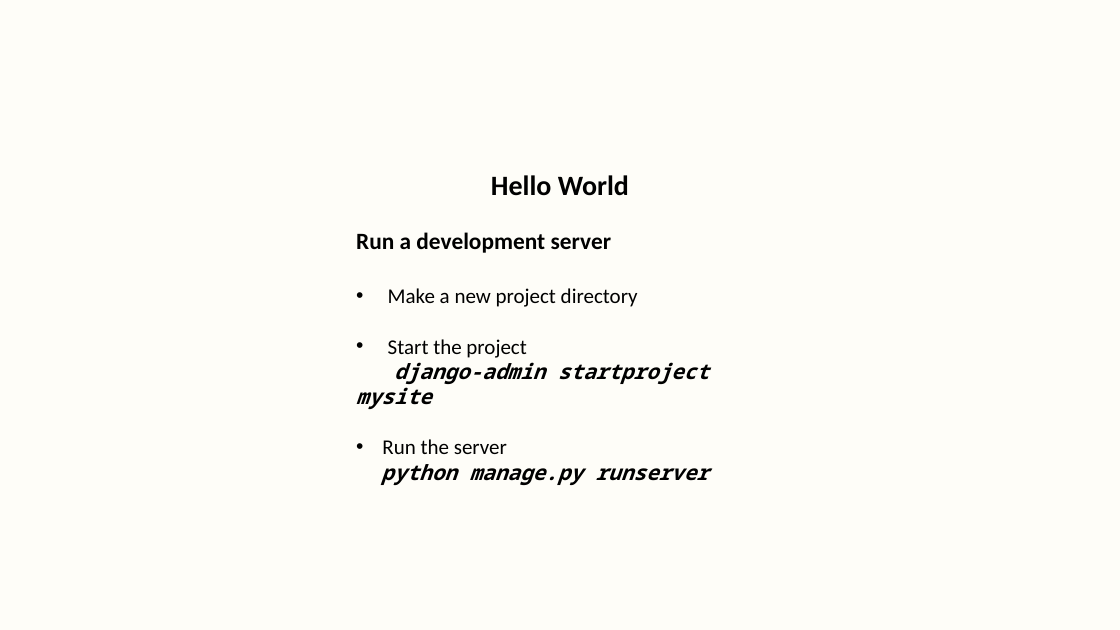
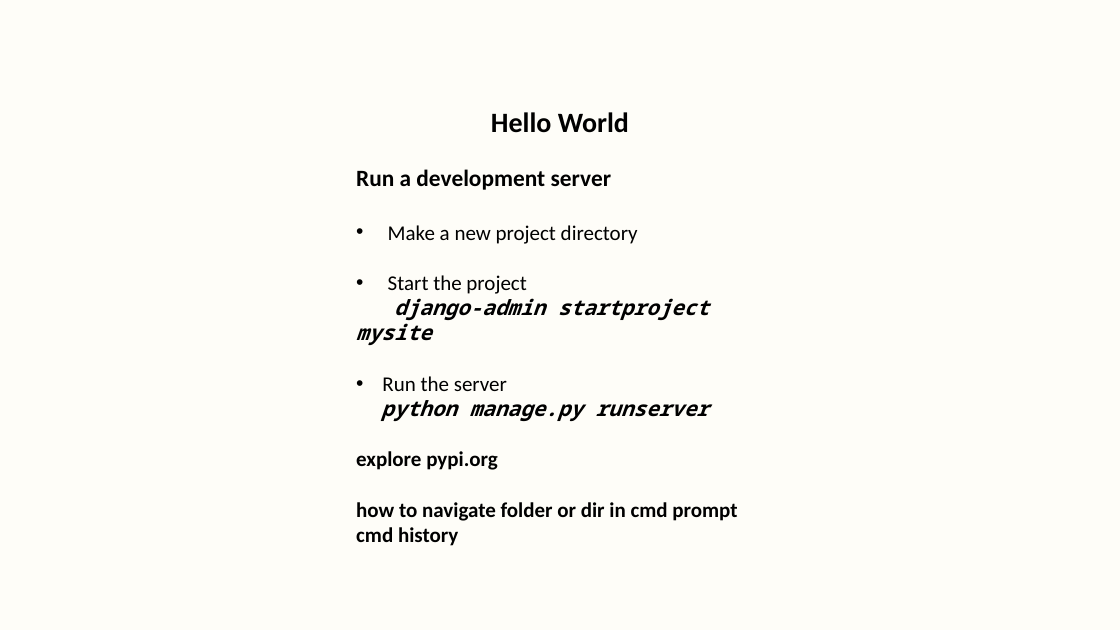
Before and after one commit to dharaneya/gym_web_app, a slide deck: slide 2 of practical_notes.pptx. Drawn at 1120x630 pixels with LibreOffice and Linux fonts; fonts in the diff are those of the drawing. Boxes give left, top, right and bottom in pixels: in the first picture for what was removed or moved away, otherwise in the second. Text is boxed around its words. In the diff, an @@ line names an element or a change of style, - is before the commit and + after.

```diff
--- a/practical_notes.pptx
+++ b/practical_notes.pptx
@@ text "Hello World" moved from (x1=356, y1=175, x2=709, y2=485) to (x1=356, y1=112, x2=737, y2=542) @@
@@ text at (x1=356, y1=451, x2=737, y2=542): paragraphs added @@
+explore pypi.org
+how to navigate folder or dir in cmd prompt
+cmd history
```
Also in this commit, not shown: 4 slides added.
